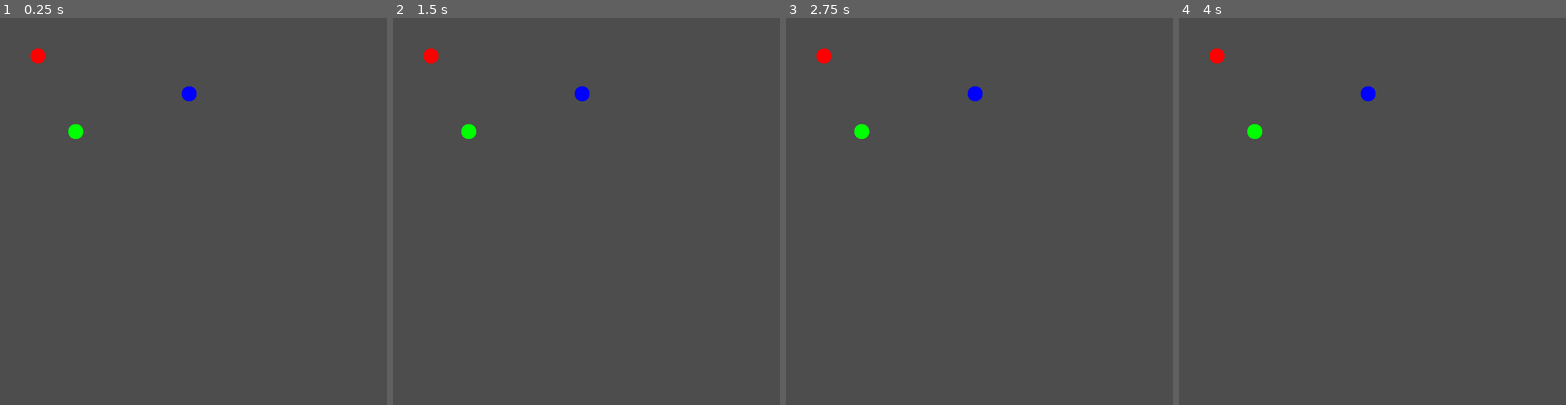
Above: before the commit, frames 1-4 (left to right).
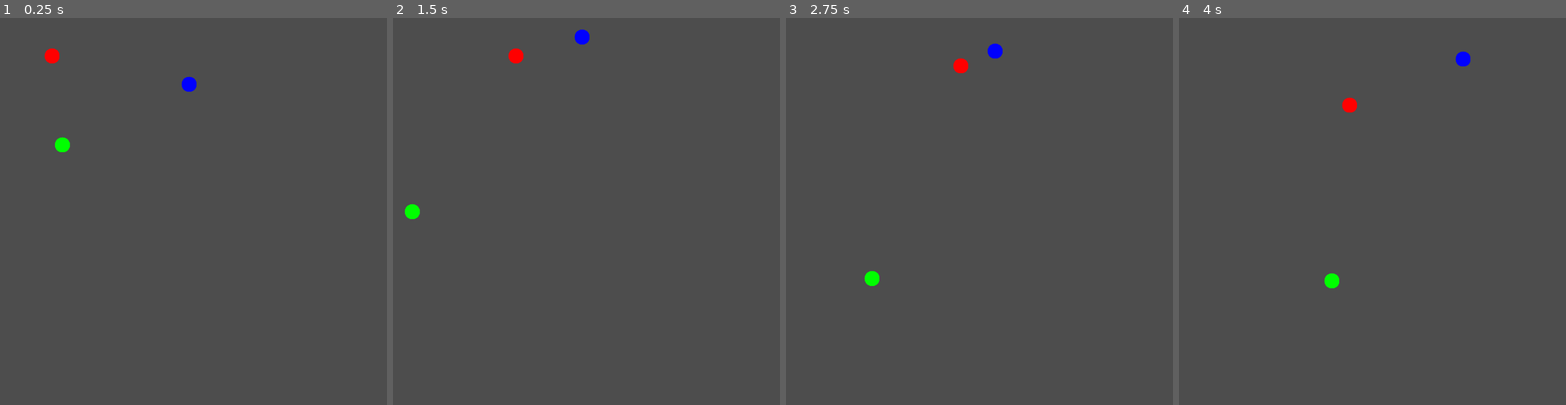
Above: after the commit, the same moments.

Repository: AdrienUfferte/balls_videos_generator
Game: Godot game, scene res://Main.tscn
Same seed, same stepped clock (60 frames per second), same inputs: the game is played once before the commit and once after it.
Inputs:
- Up to frame 1 (0.25 s): no input
- Up to frame 2 (1.5 s): no input
- Up to frame 3 (2.75 s): no input
- Up to frame 4 (4 s): no input

The runs differ from the first frame. In frame 1, 0.7% of the frame differs, in the area x 7-51%, y 7-35%; in frame 2, 0.7%; in frame 3, 0.8%, in the area x 7-56%, y 6-70%; in frame 4, 0.8%.

Commit message:
Version 1 fonctionelle

Diff:
--- a/FrameRecorder.gd
+++ b/FrameRecorder.gd
@@ -5,7 +5,6 @@
 var duration: float = 5.0
 var total_frames: int = 0
 var current_frame: int = 0
-var capturing: bool = false
 var accumulator: float = 0.0
 
 
@@ -15,32 +14,21 @@
 	total_frames = int(fps * duration)
 	current_frame = 0
 	accumulator = 0.0
-	capturing = false
-
-	Engine.time_scale = 0.0
-	# Ici : NE PLUS ajouter le node — il doit déjà être dans la scène
-	# add_child() se fait depuis Main.gd
 
 
 func _process(delta: float) -> void:
-	if not capturing:
-		capturing = true
+	accumulator += delta
+	var step: float = 1.0 / fps
 
-	var step: float = 1.0 / fps
-	accumulator += delta
-
-	if accumulator >= step:
+	while accumulator >= step and current_frame < total_frames:
 		accumulator -= step
 		_capture()
 
+	if current_frame >= total_frames:
+		get_tree().quit()
+
 
 func _capture() -> void:
-	var img: Image = get_viewport().get_texture().get_data()
-	img.flip_y()
+	var img: Image = get_viewport().get_texture().get_image()
 	img.save_png("user://frame_%05d.png" % current_frame)
-
 	current_frame += 1
-
-	if current_frame >= total_frames:
-		Engine.time_scale = 1.0
-		get_tree().quit()
--- a/Main.gd
+++ b/Main.gd
@@ -6,8 +6,10 @@
 var arena_size: int
 var black_start: float
 var black_duration: float
+var elapsed: float = 0.0
 
-var elapsed: float = 0.0
+@onready var black_screen: ColorRect = $BlackScreen
+@onready var question_mark: Label = $BlackScreen/QuestionMark
 
 
 func _ready() -> void:
@@ -107,11 +109,10 @@
 	elapsed += delta
 
 	if elapsed >= black_start:
-		$BlackScreen.visible = true
+		black_screen.show()
 
 	if elapsed >= black_start + black_duration:
-		$BlackScreen/QuestionMark.visible = true
-
+		question_mark.show()
 
 
 func _to_string_array(psa: PackedStringArray) -> Array[String]:
--- a/Main.tscn
+++ b/Main.tscn
@@ -7,7 +7,7 @@
 
 [node name="Balls" type="Node" parent="."]
 
-[node name="BackScreen" type="ColorRect" parent="."]
+[node name="BlackScreen" type="ColorRect" parent="."]
 visible = false
 anchors_preset = 15
 anchor_right = 1.0
@@ -18,7 +18,7 @@
 grow_vertical = 2
 color = Color(0, 0, 0, 1)
 
-[node name="Label" type="Label" parent="BackScreen"]
+[node name="QuestionMark" type="Label" parent="BlackScreen"]
 visible = false
 layout_mode = 1
 anchors_preset = 15
